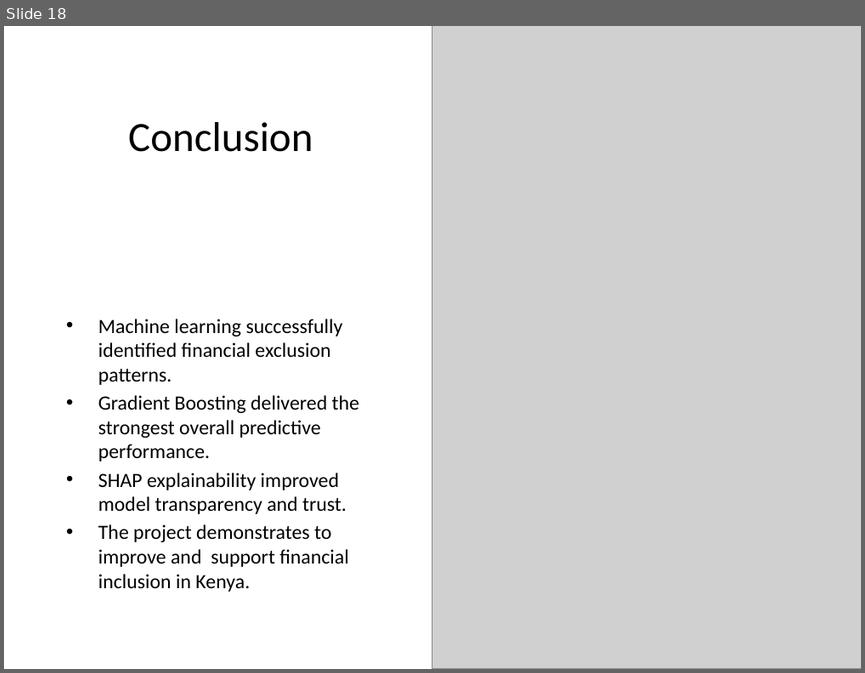
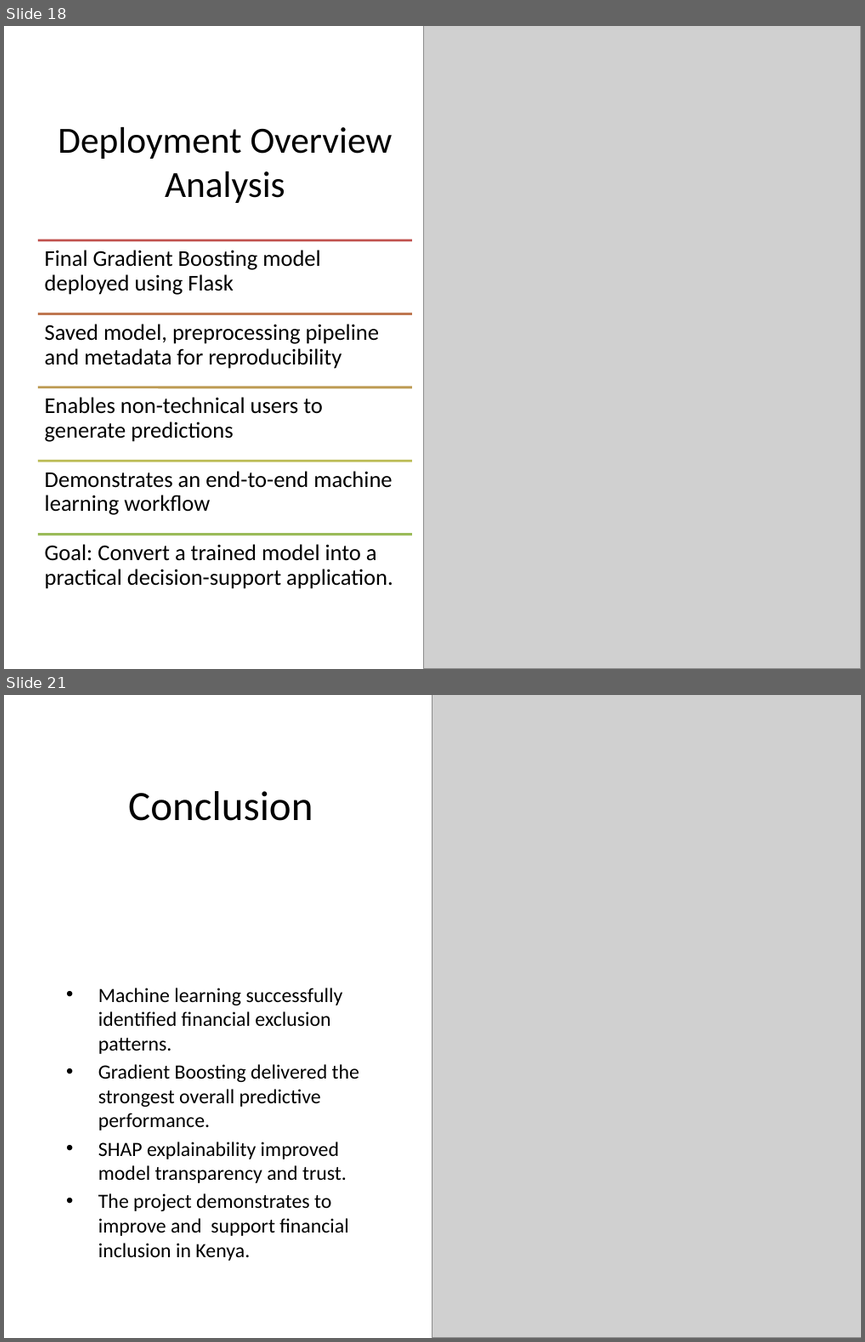
Before and after one commit to ChairoSolutions/Kenya-financial-inclusion-risk, a slide deck: Presentation/Financial_Inclusion_Presentation.pptx. Shown one above the other, each under a label of ours: slide 18 before the commit, slides 18 and 21 after it; the slides between them are not shown. The pictures are 865x673 and 865x1342 pixels, drawn with LibreOffice and Linux fonts; fonts in the diff are those of the drawing; grey boxes stand for pictures. Boxes give left, top, right and bottom in pixels: in the first picture for what was removed or moved away, otherwise in the second. Text is boxed around its words. In the diff, an @@ line names an element or a change of style, - is before the commit and + after.

```diff
--- a/Presentation/Financial_Inclusion_Presentation.pptx
+++ b/Presentation/Financial_Inclusion_Presentation.pptx
@@ slide 18 added at [4,26,861,669], background #FFFFFF @@
@@ picture added at [423,26,861,669] @@
@@ title added at [58,127,392,203], 31 pt, text #000000 @@
+Deployment Overview Analysis
@@ group added at [37,240,412,589]: 5 lines, 5 texts @@
+Final Gradient Boosting model deployed using Flask
+Saved model, preprocessing pipeline and metadata for reproducibility
+Enables non-technical users to generate predictions
+Demonstrates an end-to-end machine learning workflow
+Goal: Convert a trained model into a practical decision-support application.
@@ what was slide 18 is now slide 21 @@
```
Also in this commit, not shown: 1 slide changed, 3 other slides added, 1 other file.
